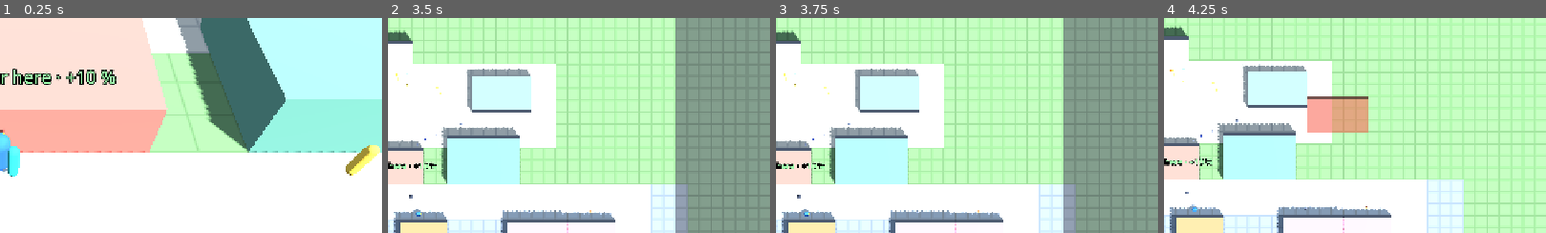
Above: before the commit, frames 1-4 (left to right).
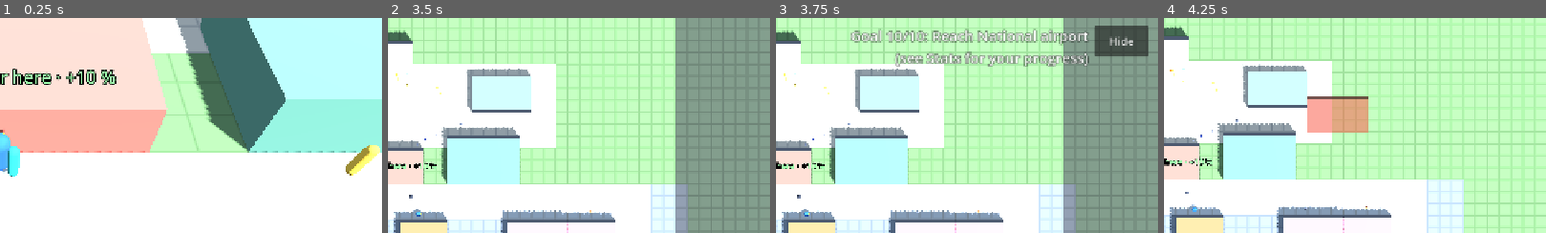
Above: after the commit, the same moments.

Repository: jakobmaier16-pixel/airport-idle
Game: Godot game, scene res://tests/screenshots.tscn
The game is run twice, just before and just after one commit, with the same random seed, the same clock (stepped at 60 frames per second) and the same inputs. This scene is started directly instead of the project's main scene.
Inputs (mouse positions are % of the whole screen's width and height, from its top left):
- Up to frame 1 (0.25 s): no input
- Up to frame 2 (3.5 s): click "Build" at 0.5 s; click "Manager" at 1.25 s; tap Enter at 2 s; move the mouse to (72, 45) at 2.02 s; hold D (move_right) 2.03-2.75 s; click (72, 45) at 2.17 s; drag from (30, 55) to (45, 70) at 2.77 s
- Up to frame 3 (3.75 s): move the mouse to (60, 28) at 3.52 s; hold D (move_right) from 3.53 s (still down); click (60, 28) at 3.67 s
- Up to frame 4 (4.25 s): keep holding D (move_right)
The pictures show only the part of the screen within x 50-100%, y 14-64%; the shares and areas given below are measured in that part.

Frames 1-2 are identical in both runs. In frame 3, 6.4% of the frame differs, in the area x 19-98%, y 3-23%; in frame 4, nothing differs.

Commit message:
Getting started goals for new airports; staff time factor in one place
Co-Authored-By: Claude Opus 5.5 <noreply@anthropic.com>

Diff:
--- a/scenes/ui/hud.gd
+++ b/scenes/ui/hud.gd
@@ -47,6 +47,7 @@
 var shown_station: Building = null
 var _tool: BuildMode.Tool = BuildMode.Tool.NONE
 var _notice_left: float = 0.0
+var _goal_refresh_in: float = 0.0
 
 @onready var joystick: TouchJoystick = $SafeArea/TouchJoystick
 @onready var _view_button: Button = $SafeArea/TopButtons/ViewButton
@@ -60,6 +61,8 @@
 @onready var _satisfaction_label: Label = $SafeArea/StatsPanel/Content/SatisfactionLabel
 @onready var _progress_label: Label = $SafeArea/StatsPanel/Content/ProgressLabel
 @onready var _milestone_panel: Control = $SafeArea/MilestonePanel
+@onready var _goal_panel: Control = $SafeArea/GoalPanel
+@onready var _goal_label: Label = $SafeArea/GoalPanel/Row/GoalLabel
 @onready var _build_menu: Control = $SafeArea/BuildMenu
 @onready var _building_buttons: HBoxContainer = $SafeArea/BuildMenu/BuildingButtons
 @onready var _tool_panel: Control = $SafeArea/ToolPanel
@@ -122,12 +125,19 @@
 	_stats_button.pressed.connect(func() -> void: hide_stats() if _stats_panel.visible else show_stats())
 	$SafeArea/StatsPanel/Content/CloseButton.pressed.connect(hide_stats)
 	$SafeArea/MilestonePanel/Content/OkButton.pressed.connect(func() -> void: _milestone_panel.visible = false)
+	$SafeArea/GoalPanel/Row/HideButton.pressed.connect(func() -> void: Airport.goals.hidden = true)
 	_airlines_button.pressed.connect(func() -> void: hide_airlines() if airlines_panel.visible else show_airlines())
 	_update_visibility()
 	_show_build_info()
 
 
 func _process(delta: float) -> void:
+	_goal_refresh_in -= delta
+	if _goal_refresh_in <= 0.0:
+		_goal_refresh_in = STATS_REFRESH
+		_goal_label.text = Airport.goals.text()
+	_goal_panel.visible = not _goal_label.text.is_empty() and not Airport.goals.hidden and not _station_panel.visible \
+		and not airlines_panel.visible and not _stats_panel.visible and not _milestone_panel.visible
 	var offer_count := Airport.airlines.offers.size()
 	_airlines_button.text = "Airlines (%d)" % offer_count if offer_count > 0 else "Airlines"
 	if _notice_left > 0.0:
@@ -141,6 +151,12 @@
 		if _stats_refresh_in <= 0.0:
 			_stats_refresh_in = STATS_REFRESH
 			_update_stats_panel()
+
+
+## The next "getting started" goal (design doc §6.1) shown under the top buttons; hidden while
+## a panel on the right is open, so they never overlap.
+func goal_text() -> String:
+	return _goal_label.text if _goal_panel.visible else ""
 
 
 ## Opens the airlines panel (design doc §10.1).
--- a/scenes/ui/hud.tscn
+++ b/scenes/ui/hud.tscn
@@ -78,6 +78,41 @@
 focus_mode = 0
 text = "Build"
 
+[node name="GoalPanel" type="VBoxContainer" parent="SafeArea"]
+visible = false
+layout_mode = 2
+size_flags_horizontal = 8
+size_flags_vertical = 0
+mouse_filter = 2
+
+[node name="Spacer" type="Control" parent="SafeArea/GoalPanel"]
+custom_minimum_size = Vector2(0, 80)
+layout_mode = 2
+mouse_filter = 2
+
+[node name="Row" type="HBoxContainer" parent="SafeArea/GoalPanel"]
+layout_mode = 2
+mouse_filter = 2
+theme_override_constants/separation = 10
+
+[node name="GoalLabel" type="Label" parent="SafeArea/GoalPanel/Row"]
+custom_minimum_size = Vector2(420, 0)
+layout_mode = 2
+mouse_filter = 2
+theme_override_colors/font_color = Color(0.7, 0.95, 1, 1)
+theme_override_font_sizes/font_size = 20
+label_settings = SubResource("LabelSettings_hint")
+horizontal_alignment = 2
+autowrap_mode = 3
+
+[node name="HideButton" type="Button" parent="SafeArea/GoalPanel/Row"]
+custom_minimum_size = Vector2(90, 52)
+layout_mode = 2
+size_flags_vertical = 0
+focus_mode = 0
+theme_override_font_sizes/font_size = 18
+text = "Hide"
+
 [node name="BuildLabel" type="Label" parent="SafeArea"]
 modulate = Color(1, 1, 1, 0.6)
 layout_mode = 2
--- a/scripts/autoload/airport.gd
+++ b/scripts/autoload/airport.gd
@@ -51,6 +51,8 @@
 ## Signed airlines and their offers (design doc §10.1). Kept for the whole game (reset, not
 ## replaced), so the HUD's signal connections stay valid.
 var airlines: Airlines = Airlines.new()
+## "Getting started" goals (design doc §6.1).
+var goals: Goals = Goals.new()
 ## Airport tiers and lifetime passenger counts (design doc §14.1). Reset, not replaced.
 var progression: Progression = Progression.new()
 ## Star rating from satisfaction and punctuality (design doc §11.7).
@@ -566,6 +568,7 @@
 	reputation = Reputation.new()
 	airlines.reset()
 	progression.reset()
+	goals.hidden = false
 	land_changed.emit()
 	manager_position = NOBODY_THERE
 	_on_layout_changed()
@@ -603,6 +606,7 @@
 		"reputation": reputation.save_state(),
 		"airlines": airlines.save_state(),
 		"progression": progression.save_state(),
+		"goals_hidden": goals.hidden,
 		"buildings": saved_buildings,
 	}
 
@@ -618,6 +622,7 @@
 		grid.set_zone_data(Marshalls.base64_to_raw(data.get("zones", "")))
 		grid.set_walkway_data(Marshalls.base64_to_raw(data.get("walkways", "")))
 	progression.load_state(data.get("progression", {}))
+	goals.hidden = bool(data.get("goals_hidden", false))
 	land_changed.emit()
 	var skipped := 0
 	_loading = true
--- /dev/null
+++ b/scripts/simulation/goals.gd
@@ -0,0 +1,94 @@
+class_name Goals
+extends RefCounted
+## "Getting started" goals for a new airport (design doc §6.1): the next step, read from the
+## airport's state. Nothing is stored except whether the player hid the goals; a goal that becomes
+## unmet again (e.g. after demolishing) shows up again.
+
+const Role := BuildingType.Role
+
+## Each goal: [text shown to the player, name of the check method].
+const STEPS: Array = [
+	["Build view: paint an airside zone (Airside) for gates and stands", "_has_airside"],
+	["Paint walkways (Walkway) and build an Entrance with its back on one", "_has_entrance"],
+	["Build a Check-in facing the entrance's walkway", "_has_check_in"],
+	["Build Security on the border: front landside, back airside", "_has_security"],
+	["Build a Gate on airside with a Stand behind it", "_has_gate"],
+	["Build a Baggage claim for arriving passengers", "_has_claim"],
+	["Hire staff: tap check-in and security in the manager view", "_has_staff"],
+	["Wait for your first departure (watch the departures board)", "_has_departure"],
+	["Sign a second airline: open Airlines when an offer arrives", "_has_second_airline"],
+	["Reach National airport (see Stats for your progress)", "_is_national"],
+]
+
+## The player hid the goals.
+var hidden: bool = false
+
+
+## Index of the first unmet goal, or -1 when all are done.
+func current() -> int:
+	for i in STEPS.size():
+		if not call(STEPS[i][1]):
+			return i
+	return -1
+
+
+## "Goal 3/10: …", or "" when there is nothing to show.
+func text() -> String:
+	var index := current()
+	if hidden or index < 0:
+		return ""
+	return "Goal %d/%d: %s" % [index + 1, STEPS.size(), STEPS[index][0]]
+
+
+func _has_airside() -> bool:
+	return Airport.grid.get_zone_data().has(AirportGrid.Zone.AIRSIDE)
+
+
+func _has_entrance() -> bool:
+	return _connected(Role.ENTRANCE)
+
+
+func _has_check_in() -> bool:
+	return _connected(Role.CHECK_IN)
+
+
+func _has_security() -> bool:
+	return _connected(Role.SECURITY)
+
+
+func _has_gate() -> bool:
+	return not Airport.passenger_flow.usable_gates().is_empty() or _route_needs_only_a_claim()
+
+
+func _has_claim() -> bool:
+	return Airport.passenger_flow.route_problem.is_empty()
+
+
+func _has_staff() -> bool:
+	for role in [Role.CHECK_IN, Role.SECURITY]:
+		if not Airport.buildings.any(func(b: Building) -> bool: return b.type.role == role and not Airport.staff_at(b).is_empty()):
+			return false
+	return true
+
+
+func _has_departure() -> bool:
+	return Airport.progression.passengers > 0
+
+
+func _has_second_airline() -> bool:
+	return Airport.airlines.signed.size() >= 2
+
+
+func _is_national() -> bool:
+	return Airport.progression.tier >= Progression.Tier.NATIONAL
+
+
+# A building of `role` exists with all its sides connected.
+func _connected(role: BuildingType.Role) -> bool:
+	return Airport.buildings.any(func(b: Building) -> bool:
+		return b.type.role == role and Airport.connection_problem(b.type, b.origin_cell, b.rotation_steps).is_empty())
+
+
+# Gates can't be "usable" while the route lacks a baggage claim, so accept that state too.
+func _route_needs_only_a_claim() -> bool:
+	return Airport.passenger_flow.route_problem.contains("baggage claim")
--- a/scripts/simulation/passenger_flow.gd
+++ b/scripts/simulation/passenger_flow.gd
@@ -531,7 +531,6 @@
 	# One employee per counter (design doc §9.1): counter i is open only if employee i exists.
 	var working := Airport.staff_working_at(station.building)
 	var manager_here := Airport.is_manager_near(station.building)
-	var has_supervisor := working.any(func(e: Employee) -> bool: return e.is_supervisor)
 	for i in station.serving.size():
 		var served := station.serving[i]
 		if served != null:
@@ -555,8 +554,7 @@
 				* (PRESENCE_CALM if manager_here else 1.0))
 			# Some passengers are quicker than others; experienced staff are faster.
 			station.service_left[i] = station.building.service_time() * _type_factor(next, station) \
-				* working[i].time_factor() * _rng.randf_range(0.75, 1.25) * (PRESENCE_TIME_FACTOR if manager_here else 1.0) \
-				* (Employee.SUPERVISOR_TEAM_FACTOR if has_supervisor and not working[i].is_supervisor else 1.0)
+				* staff_time_factor(working[i], working, manager_here) * _rng.randf_range(0.75, 1.25)
 
 	for k in station.queue.size():
 		_move_towards(station.queue[k], _queue_spot(station, k), delta)
@@ -579,6 +577,17 @@
 			passenger.position = _cell_point(exit, passenger)
 			passenger.previous_position = passenger.position
 			_plan(passenger)
+
+
+## How long `employee` needs compared to the standard time: experience (§9.1), a supervisor
+## among `team` (§9.2) and the manager standing there (§15.1).
+static func staff_time_factor(employee: Employee, team: Array[Employee], manager_here: bool) -> float:
+	var factor := employee.time_factor()
+	if manager_here:
+		factor *= PRESENCE_TIME_FACTOR
+	if not employee.is_supervisor and team.any(func(e: Employee) -> bool: return e.is_supervisor):
+		factor *= Employee.SUPERVISOR_TEAM_FACTOR
+	return factor
 
 
 # --- Shops and cafés (design doc §8.6) ---
--- a/tests/cases/test_29_training.gd
+++ b/tests/cases/test_29_training.gd
@@ -47,27 +47,18 @@
 
 
 func test_supervisor_speeds_up_the_team() -> void:
-	var served_with := func(supervisor: bool) -> int:
-		ShowcaseAirport.build(0.0)
-		var security: Building = Airport.buildings.filter(func(b: Building) -> bool: return b.type.role == BuildingType.Role.SECURITY)[0]
-		while Airport.dismiss(security):
-			pass
-		var boss := Airport.hire(security)
-		var officer := Airport.hire(security)
-		for employee in [boss, officer]:
-			employee.served[BuildingType.Role.SECURITY] = Employee.EXPERT_AFTER
-		if supervisor:
-			Airport.promote(security)
-		security.type.service_time *= 3.0  # two slow lanes: a queue all the time
-		sim_seconds(120)
-		var before: int = officer.served[BuildingType.Role.SECURITY]
-		sim_seconds(900)
-		security.type.service_time /= 3.0
-		return officer.served[BuildingType.Role.SECURITY] - before
-	var without: int = served_with.call(false)
-	var with_boss: int = served_with.call(true)
-	check(without > 40, "a busy lane: %d" % without)
-	check(with_boss > without, "the officer works faster under a supervisor: %d vs %d" % [with_boss, without])
+	var check_in := _staffed_check_in()
+	var team := Airport.staff_at(check_in)
+	for employee in team:
+		employee.served[BuildingType.Role.CHECK_IN] = Employee.EXPERT_AFTER
+	var expert := Employee.EXPERT_TIME_FACTOR
+	check(is_equal_approx(PassengerFlow.staff_time_factor(team[1], team, false), expert), "no supervisor yet")
+	Airport.promote(check_in)
+	var boss: Employee = team.filter(func(e: Employee) -> bool: return e.is_supervisor)[0]
+	var colleague: Employee = team.filter(func(e: Employee) -> bool: return not e.is_supervisor)[0]
+	check(is_equal_approx(PassengerFlow.staff_time_factor(colleague, team, false), expert * Employee.SUPERVISOR_TEAM_FACTOR), "colleagues 5 % faster")
+	check(is_equal_approx(PassengerFlow.staff_time_factor(boss, team, false), expert), "the supervisor at the usual speed")
+	check(is_equal_approx(PassengerFlow.staff_time_factor(boss, team, true), expert * PassengerFlow.PRESENCE_TIME_FACTOR), "the manager's presence on top")
 
 
 func test_training_and_promotion_saved() -> void:
--- /dev/null
+++ b/tests/cases/test_30_goals.gd
@@ -0,0 +1,46 @@
+extends TestCase
+## Getting started goals (design doc §6.1).
+
+
+func test_goals_follow_the_build() -> void:
+	var goals := Airport.goals
+	check_eq(goals.current(), 0, "a new airport starts with goal 1")
+	check(goals.text().begins_with("Goal 1/10: Build view: paint an airside zone"), "text: '%s'" % goals.text())
+	Airport.paint_zone(cells(Vector2i(8, 31), Vector2i(48, 25)), AirportGrid.Zone.AIRSIDE)
+	check_eq(goals.current(), 1, "airside painted")
+	ShowcaseAirport.build(0.0)
+	Airport.progression.tier = Progression.Tier.REGIONAL
+	Airport.progression.passengers = 0  # as if it had just been built
+	check_eq(goals.current(), 7, "the showcase still waits for its first departure")
+	sim_seconds(330)
+	check_eq(goals.current(), 9, "departed, two airlines: next is National")
+	Airport.progression.tier = Progression.Tier.NATIONAL
+	check_eq(goals.current(), -1, "all done")
+	check_eq(goals.text(), "", "nothing to show")
+
+
+func test_undone_goal_comes_back() -> void:
+	ShowcaseAirport.build(0.0)
+	for building in Airport.buildings.duplicate():
+		if building.type.role == BuildingType.Role.BAGGAGE_CLAIM:
+			Airport.demolish(building)
+	check_eq(Airport.goals.current(), 5, "baggage claim is needed again")
+
+
+func test_goal_line_in_the_hud() -> void:
+	await start_game()
+	hud()._goal_refresh_in = 0.0
+	await frames(2)
+	check(hud().goal_text().begins_with("Goal 1/10"), "shown: '%s'" % hud().goal_text())
+	hud().show_stats()
+	await frames(1)
+	check_eq(hud().goal_text(), "", "hidden while a panel is open")
+	hud().hide_stats()
+	await frames(1)
+	await press(ui("GoalPanel/Row/HideButton"))
+	check(Airport.goals.hidden, "Hide hides it for good")
+	await frames(1)
+	check_eq(hud().goal_text(), "", "gone")
+	var data := JSON.parse_string(JSON.stringify(Airport.save_state())) as Dictionary
+	Airport.load_state(data)
+	check(Airport.goals.hidden, "saved")
Not shown, added: scripts/simulation/goals.gd.uid
Not shown, added: tests/cases/test_30_goals.gd.uid
Not shown, changed: docs/game_design.md
